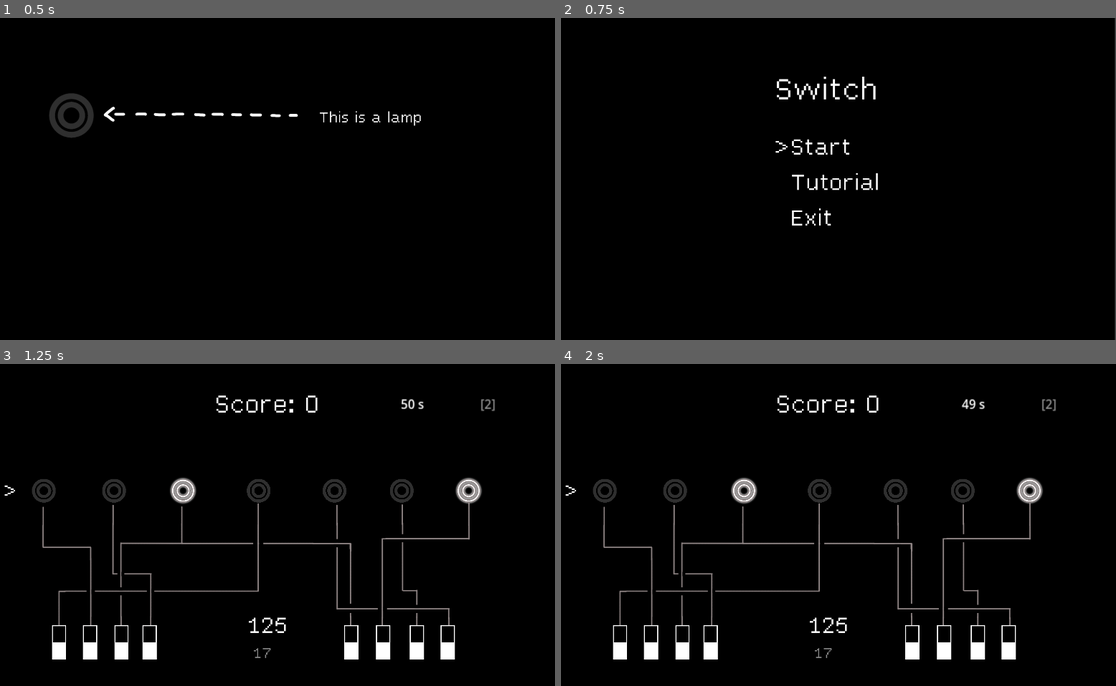
Above: before the commit, frames 1-4 (two rows, left to right).
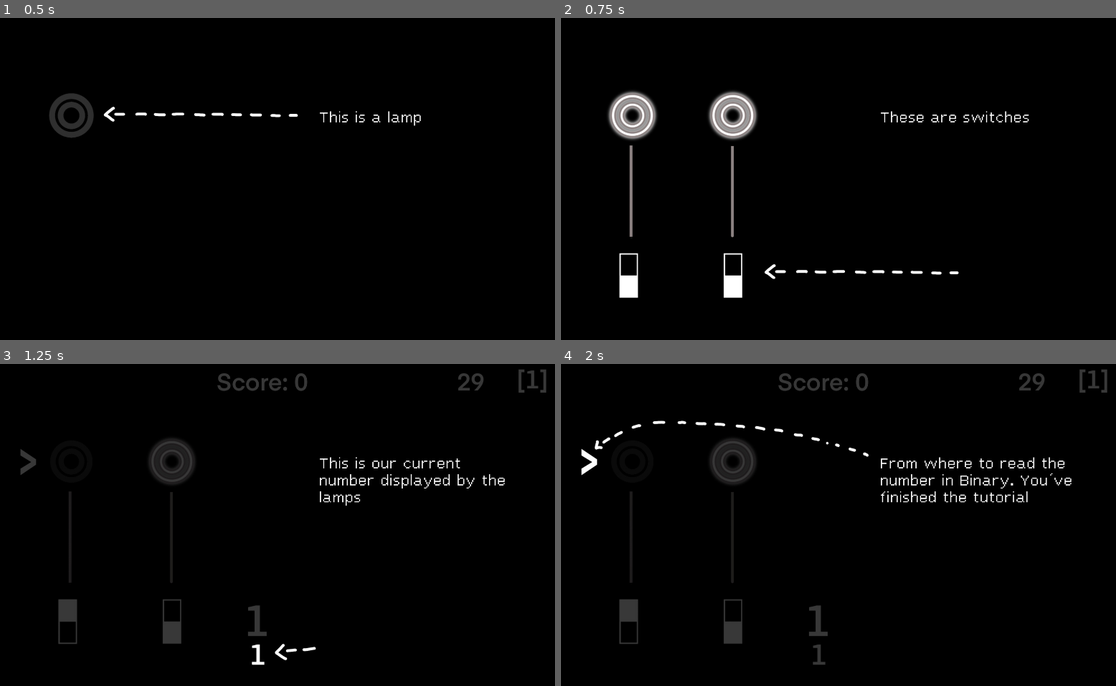
Above: after the commit, the same moments.

Repository: DragonCat4012/Switch
Game: Godot game, scene res://Scenes/Tutorial.tscn
Same seed, same stepped clock (60 frames per second), same inputs: the game is played once before the commit and once after it. This scene is started directly instead of the project's main scene.
Inputs (mouse positions are in pixels of both pictures, inside the frame that each line leads up to):
- Up to frame 1 (0.5 s): no input
- Up to frame 2 (0.75 s): tap Enter (ui_accept) at 0.5, 0.6 s; move the mouse to (955, 162) at 0.52 s; hold Right (ui_right) from 0.53 s (still down); click (955, 162) at 0.67 s
- Up to frame 3 (1.25 s): keep holding Right (ui_right); tap Enter (ui_accept) at 0.77, 1.07 s
- Up to frame 4 (2 s): move the mouse to (716, 541) at 1.27 s; release Right (ui_right) at 1.28 s; hold Down (ui_down) from 1.28 s (still down); tap Enter (ui_accept) at 1.35, 1.52, 1.82 s; click (716, 541) at 1.42 s

Frame 1 is identical in both runs. In frame 2, 4.7% of the frame differs, in the area x 8-100%, y 0-100%; in frame 3, 8.1%; in frame 4, 8.5%, in the area x 0-99%, y 1-94%.

Commit message:
fix cick timing in tutorial

Diff:
--- a/Scenes/MainMenu.gd
+++ b/Scenes/MainMenu.gd
@@ -26,7 +26,7 @@
 			newSelection = 2
 		else:
 			newSelection = 0
-		print(newSelection)
+
 		if currentSelection == newSelection:
 			handle_selection(currentSelection)
 		else:
--- a/Scenes/Tutorial.gd
+++ b/Scenes/Tutorial.gd
@@ -9,6 +9,7 @@
 "These are switches", "They can change the lamps status", "This is the number we want to display in Binary (lamp on = 1, lamp off = 0)",
 "This is our current number displayed by the lamps", "This is your current score", "Your time left in seconds, You will loose if you run out of time", "The current map",
 "From where to read the number in Binary. You´ve finished the tutorial"]
+var lastClick = Time.get_ticks_msec()
 
 func _ready():
 	textField.text = texts[0]
@@ -16,8 +17,10 @@
 
 func _input(event): # Handle Touch Inut
 	var globalRect = e.get_global_rect()
+	var currentClickTime = Time.get_ticks_msec()
 
-	if globalRect.has_point(get_global_mouse_position()):
+	if globalRect.has_point(get_global_mouse_position()) and currentClickTime > lastClick + 0.8*1000:
+		lastClick = Time.get_ticks_msec()
 		if globalRect.size.y > 1920/2:
 			nextImg()
 		else:
